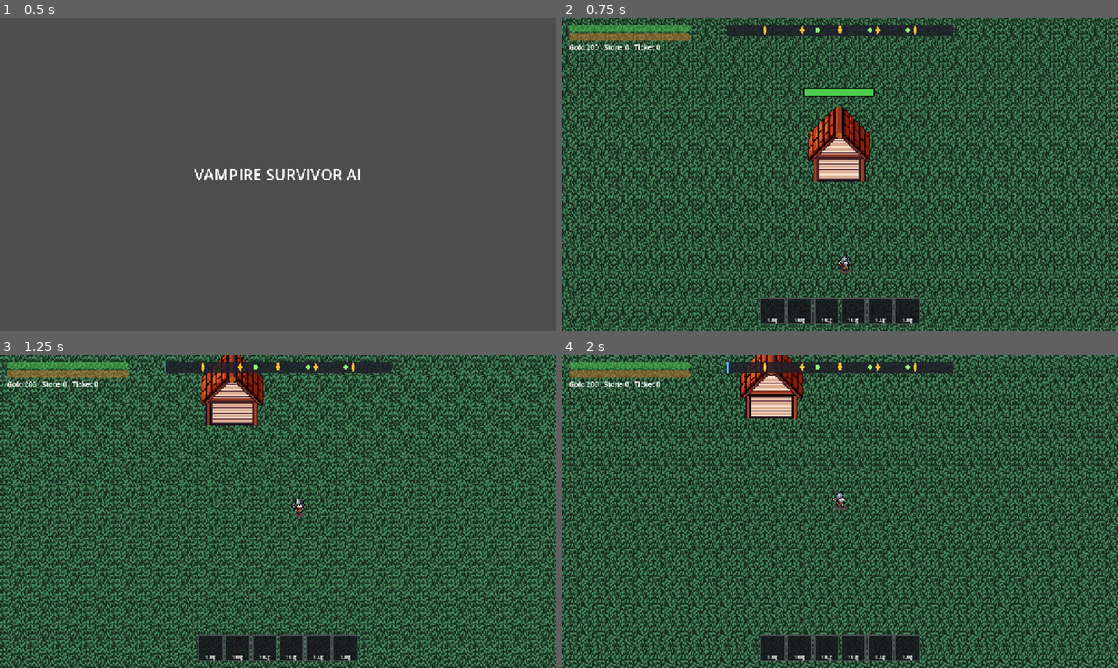
Above: before the commit, frames 1-4 (two rows, left to right).
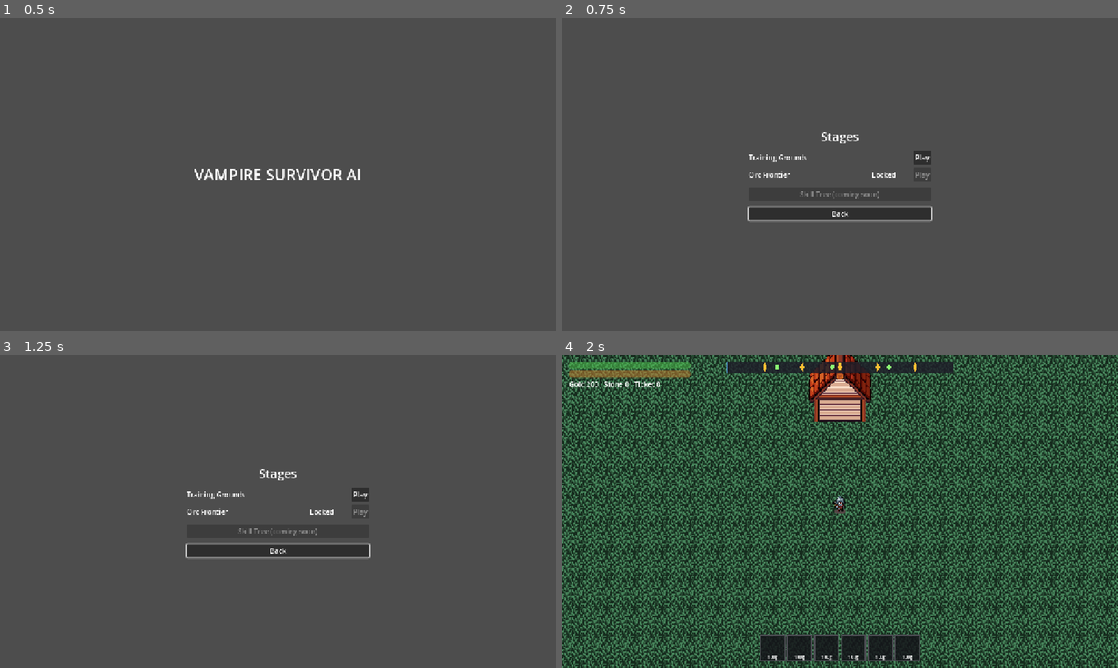
Above: after the commit, the same moments.

Repository: co-meng-2/ProjectN
Game: Godot game, scene res://src/app/logo.tscn
Two runs of this game, one before a commit and one after it. Both use one fixed random seed, a clock stepped at 60 frames per second and the inputs below.
Inputs (mouse positions are in pixels of both pictures, inside the frame that each line leads up to):
- Up to frame 1 (0.5 s): no input
- Up to frame 2 (0.75 s): tap Enter (continue_run) at 0.5, 0.6 s; move the mouse to (962, 158) at 0.52 s; hold D (move_right) from 0.53 s (still down); click (962, 158) at 0.67 s
- Up to frame 3 (1.25 s): keep holding D (move_right)
- Up to frame 4 (2 s): release D (move_right) at 1.25 s; click (923, 495) at 1.25 s, where only the run after the commit has a clickable "Play"

Frame 1 is identical in both runs. In frame 2, 99% of the frame differs, in the area x 0-100%, y 0-100%; in frame 3, 99%; in frame 4, 70%.

Commit message:
feat(app): menu starts at the hub, Main records clears and returns to the hub
Co-Authored-By: Claude Sonnet 5.5 <noreply@anthropic.com>

Diff:
--- a/src/app/main.gd
+++ b/src/app/main.gd
@@ -37,7 +37,7 @@
 	if event.is_action_pressed(InputActions.RESTART):
 		_start_run()
 	elif event.is_action_pressed(InputActions.CONFIRM):
-		router.go(SceneRouter.Route.MAIN_MENU)
+		router.go(SceneRouter.Route.HUB)
 
 
 func _start_run() -> void:
@@ -89,6 +89,8 @@
 	result.gem = stage_def.gem_for(result.outcome)
 	_result = result
 	save_service.add_gem(result.gem)
+	if result.outcome == RunResult.Outcome.CLEARED:
+		save_service.record_clear(stage_def.id)
 	save_service.save()
 	_hud.show_result(result)
 	print("[Main] %s after %.1fs - kills %d, gold %d, stone %d, gem %d" % [
--- a/src/meta/menu/main_menu.gd
+++ b/src/meta/menu/main_menu.gd
@@ -1,7 +1,5 @@
 extends Control
-## Start / Settings / Quit. Holds no state: it asks the router to move on. 4b replaces Start with the hub.
-
-const STAGE_DEF: StageDef = preload("res://data/stages/stage_01.tres")
+## Start / Settings / Quit. Holds no state: it asks the router to move on. Start opens the hub.
 
 ## Defaults to the SceneRouter autoload in _ready; tests set it first.
 var router: Node
@@ -21,7 +19,7 @@
 
 
 func _on_start_pressed() -> void:
-	router.go(SceneRouter.Route.STAGE, {SceneRouter.PARAM_STAGE_DEF: STAGE_DEF})
+	router.go(SceneRouter.Route.HUB)
 
 
 func _on_settings_pressed() -> void:
--- a/tests/app/test_boot_flow.gd
+++ b/tests/app/test_boot_flow.gd
@@ -1,5 +1,6 @@
 extends TestCase
-## Walks the real scenes through the real router table: menu -> stage, with a temp save.
+## Walks the real scenes through the real router table and shipped catalog, with a temp save:
+## menu -> hub -> stage_01 cleared -> hub shows stage_02 open.
 
 const SERVICE_SCRIPT := preload("res://src/meta/save_service.gd")
 const Probe := preload("res://tests/support/scene_router_probe.gd")
@@ -15,17 +16,38 @@
 	SaveFiles.reset(DIR)
 
 
-func test_start_from_the_menu_runs_the_shipped_stage_and_pays_gem_that_survives_a_relaunch() -> void:
-	var router: Node = adopt(Probe.new())
+func _service() -> Node:
 	var service: Node = SERVICE_SCRIPT.new()
 	service.path = PATH
-	adopt(service)
+	return adopt(service)
+
+
+func _hub(service: Node, router: Node) -> Node:
+	var hub: Node = load(router.path_for(Probe.Route.HUB)).instantiate()
+	hub.save_service = service
+	hub.router = router
+	return adopt(hub)
+
+
+func _play_button(hub: Node, index: int) -> Button:
+	return hub.get_node("%StageList").get_child(index).get_node("%PlayButton") as Button
+
+
+func test_clearing_stage_01_from_the_hub_pays_gem_unlocks_stage_02_and_survives_a_relaunch() -> void:
+	var router: Node = adopt(Probe.new())
+	var service := _service()
 
 	var menu: Node = load(router.path_for(Probe.Route.MAIN_MENU)).instantiate()
 	menu.router = router
 	adopt(menu)
 	menu.get_node("%StartButton").pressed.emit()
-	assert_eq(router.changed_to, [router.path_for(Probe.Route.STAGE)])
+	assert_eq(router.changed_to, [router.path_for(Probe.Route.HUB)])
+
+	var hub := _hub(service, router)
+	assert_false(_play_button(hub, 0).disabled)
+	assert_true(_play_button(hub, 1).disabled, "stage_02 starts locked")
+	_play_button(hub, 0).pressed.emit()
+	assert_eq(router.changed_to.back(), router.path_for(Probe.Route.STAGE))
 
 	var main: Node = load(router.path_for(Probe.Route.STAGE)).instantiate()
 	main.save_service = service
@@ -36,11 +58,9 @@
 	var result := RunResult.new()
 	result.outcome = RunResult.Outcome.CLEARED
 	main._stage.finished.emit(result)
+	assert_eq(service.data.gem, main.stage_def.gem_reward)
 
-	var reward: int = main.stage_def.gem_reward
-	assert_true(reward > 0)
-	assert_eq(service.data.gem, reward)
-	var relaunched: Node = SERVICE_SCRIPT.new()
-	relaunched.path = PATH
-	adopt(relaunched)
-	assert_eq(relaunched.data.gem, reward, "a fresh session reads the saved gem")
+	var relaunched := _service()
+	assert_eq(relaunched.data.cleared_stages, [&"stage_01"], "a fresh session reads the saved clear")
+	var reopened_hub := _hub(relaunched, router)
+	assert_false(_play_button(reopened_hub, 1).disabled, "stage_02 is open after clearing stage_01")
--- a/tests/app/test_main.gd
+++ b/tests/app/test_main.gd
@@ -73,12 +73,12 @@
 	assert_eq(service.data.gem, reward)
 
 
-func test_confirm_after_a_result_returns_to_the_main_menu() -> void:
+func test_confirm_after_a_result_returns_to_the_hub() -> void:
 	var router: Node = adopt(Probe.new())
 	var main := _main(_service(), router)
 	main._stage.finished.emit(_result(RunResult.Outcome.CLEARED))
 	main._unhandled_input(_confirm_press())
-	assert_eq(router.changed_to, [router.path_for(Probe.Route.MAIN_MENU)])
+	assert_eq(router.changed_to, [router.path_for(Probe.Route.HUB)])
 
 
 func _key_press(keycode: Key) -> InputEventKey:
@@ -101,7 +101,7 @@
 	var main := _main(_service(), router)
 	main._stage.finished.emit(_result(RunResult.Outcome.FAILED))
 	main._unhandled_input(_key_press(KEY_ENTER))
-	assert_eq(router.changed_to, [router.path_for(Probe.Route.MAIN_MENU)])
+	assert_eq(router.changed_to, [router.path_for(Probe.Route.HUB)])
 
 
 func test_confirm_during_a_run_does_nothing() -> void:
@@ -109,3 +109,26 @@
 	var main := _main(_service(), router)
 	main._unhandled_input(_confirm_press())
 	assert_eq(router.changed_to.size(), 0)
+
+
+func test_a_cleared_run_records_the_clear_and_saves_it() -> void:
+	var service := _service()
+	var main := _main(service)
+	main._stage.finished.emit(_result(RunResult.Outcome.CLEARED))
+	assert_eq(service.data.cleared_stages, [&"stage_01"])
+	assert_eq(SaveStore.load_or_default(PATH).cleared_stages, [&"stage_01"], "persisted to disk")
+
+
+func test_a_failed_run_records_no_clear() -> void:
+	var service := _service()
+	var main := _main(service)
+	main._stage.finished.emit(_result(RunResult.Outcome.FAILED))
+	assert_eq(service.data.cleared_stages.size(), 0)
+
+
+func test_finishing_twice_records_the_clear_once() -> void:
+	var service := _service()
+	var main := _main(service)
+	main._stage.finished.emit(_result(RunResult.Outcome.CLEARED))
+	main._stage.finished.emit(_result(RunResult.Outcome.CLEARED))
+	assert_eq(service.data.cleared_stages.size(), 1)
--- a/tests/meta/test_main_menu.gd
+++ b/tests/meta/test_main_menu.gd
@@ -10,15 +10,12 @@
 	return adopt(menu)
 
 
-func test_start_goes_to_the_stage_with_the_shipped_stage_def() -> void:
+func test_start_goes_to_the_hub_without_params() -> void:
 	var router: Node = adopt(Probe.new())
 	var menu := _menu(router)
 	menu.get_node("%StartButton").pressed.emit()
-	assert_eq(router.changed_to, [router.path_for(Probe.Route.STAGE)])
-	var params: Dictionary = router.take_params()
-	var stage := params.get(Probe.PARAM_STAGE_DEF) as StageDef
-	assert_not_null(stage)
-	assert_eq(stage.id, &"stage_01")
+	assert_eq(router.changed_to, [router.path_for(Probe.Route.HUB)])
+	assert_eq(router.take_params(), {})
 
 
 func test_settings_goes_to_the_settings_screen() -> void:
